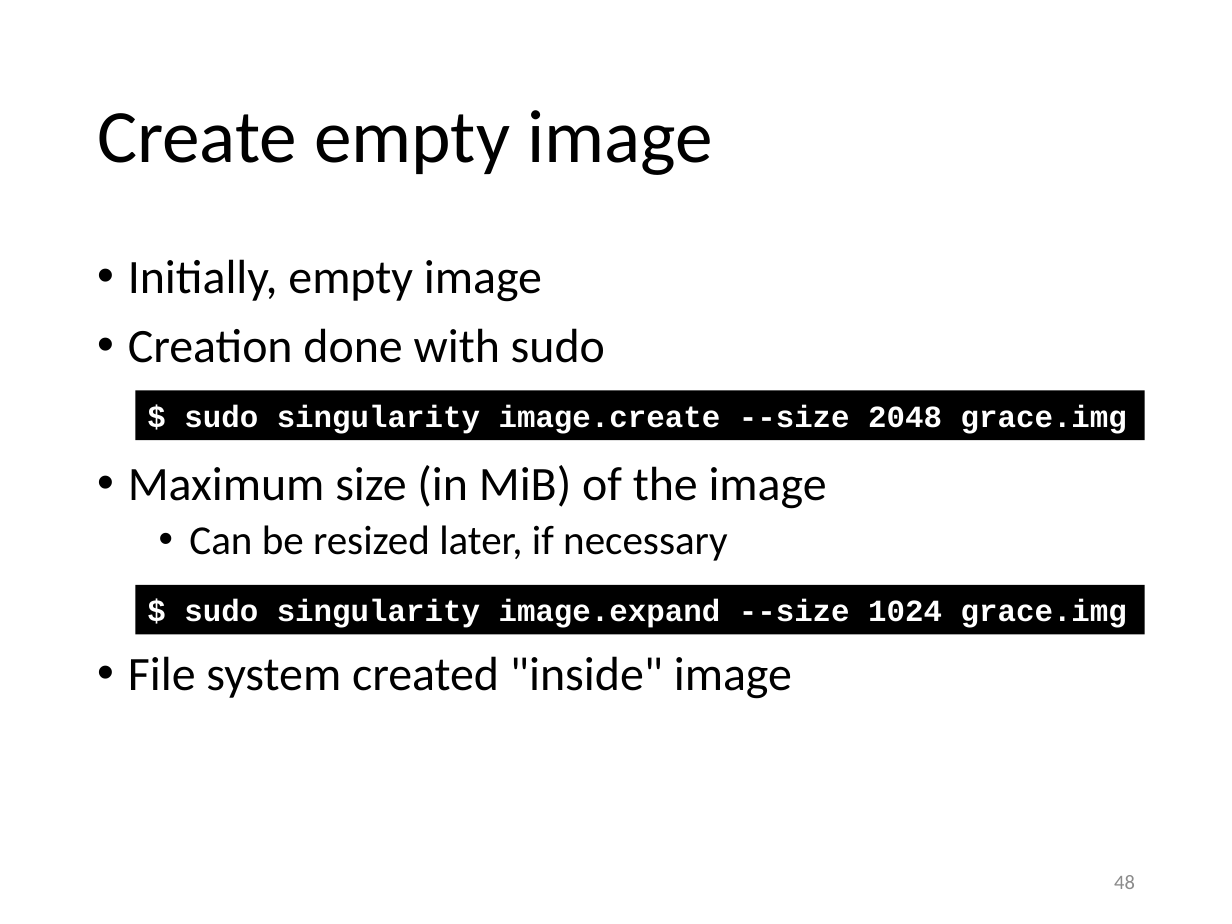
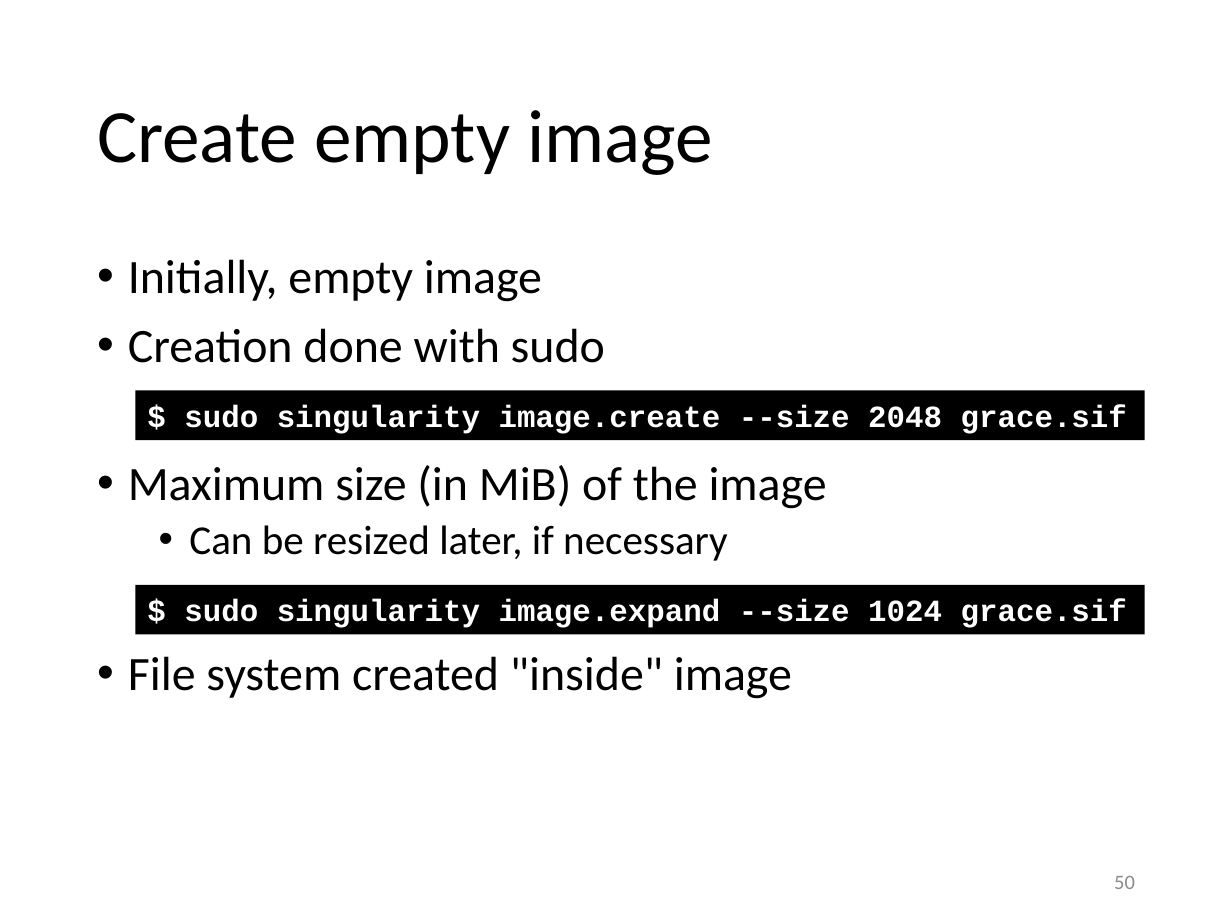
Before and after one commit to gjbex/Containers-for-HPC, a slide deck: slide 50 of singularity.pptx (slide 48 before the commit). Drawn at 1232x924 pixels with LibreOffice and Linux fonts; fonts in the diff are those of the drawing. Boxes give left, top, right and bottom in pixels: in the first picture for what was removed or moved away, otherwise in the second. Text is boxed around its words. In the diff, an @@ line names an element or a change of style, - is before the commit and + after.

Commit message:
Fix image file names

```diff
--- a/singularity.pptx
+++ b/singularity.pptx
@@ text in rectangle at <box>184,405,1127,434</box>: text changed @@
-$ sudo singularity image.create --size 2048 grace.img
+$ sudo singularity image.create --size 2048 grace.sif
@@ text in rectangle at <box>184,599,1127,628</box>: text changed @@
-$ sudo singularity image.expand --size 1024 grace.img
+$ sudo singularity image.expand --size 1024 grace.sif
@@ page number at <box>1114,876,1135,889</box>: text changed @@
-48
+50
```
Also in this commit, not shown: 2 other slides changed, 2 slides added.
